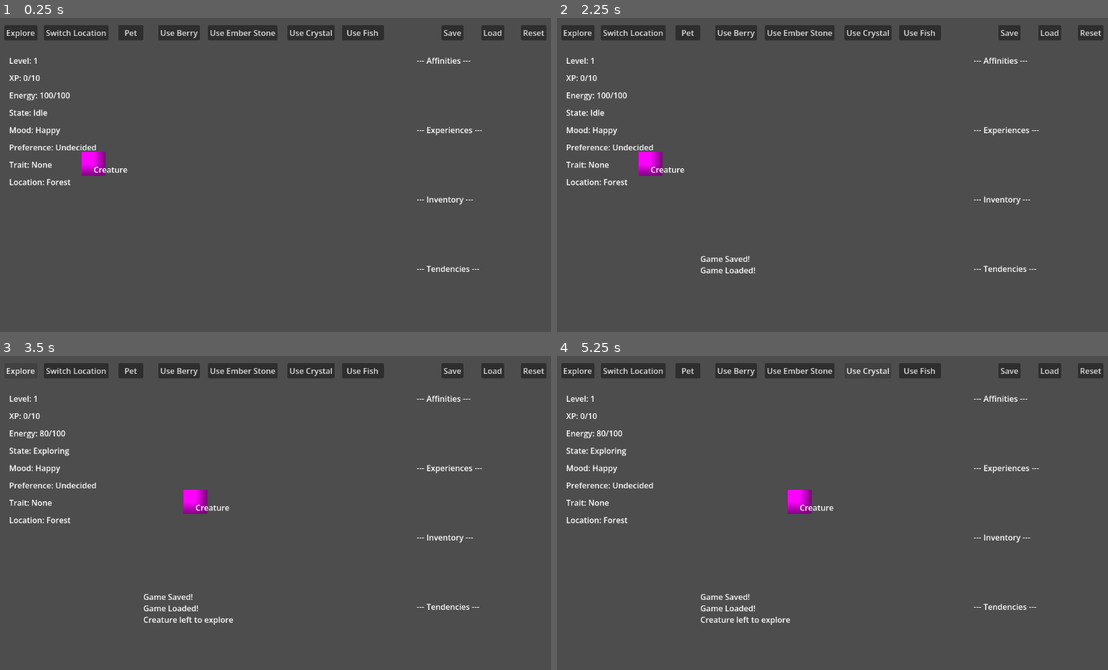
Above: before the commit, frames 1-4 (two rows, left to right).
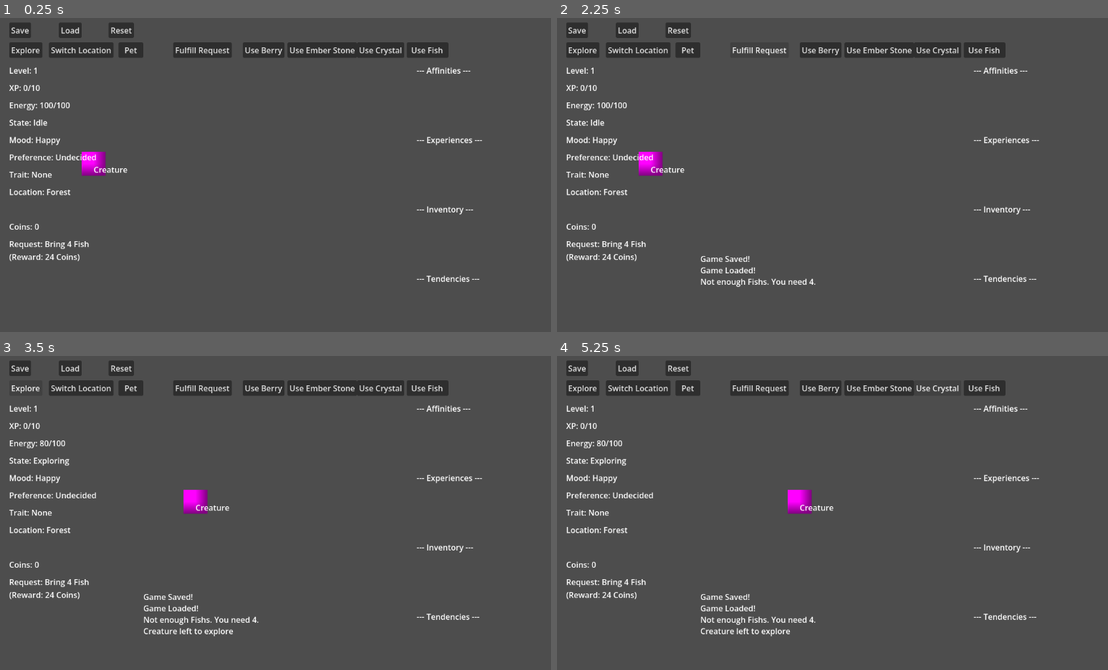
Above: after the commit, the same moments.

Repository: Radhika-15-Agarwal/CreatureGame
Game: Godot game, scene res://scenes/main.tscn
Two runs of this game, one before a commit and one after it. Both use one fixed random seed, a clock stepped at 60 frames per second and the inputs below.
Inputs (mouse positions are in pixels of both pictures, inside the frame that each line leads up to):
- Up to frame 1 (0.25 s): no input
- Up to frame 2 (2.25 s): click "Save" at 0.5 s; click "Load" at 1.25 s; click (760, 49) at 2 s, where only the run after the commit has a clickable "Fulfill Request"
- Up to frame 3 (3.5 s): click "Explore" at 2.75 s
- Up to frame 4 (5.25 s): click "Use Berry" at 3.5 s; click "Use Ember Stone" at 4.25 s; click "Use Crystal" at 5 s

The runs differ from the first frame. In frame 1, 8.5% of the frame differs, in the area x 0-100%, y 1-85%; in frame 2, 8.4%; in frame 3, 8.7%, in the area x 1-100%, y 1-90%; in frame 4, 8.5%.

Commit message:
Add economy and request board

Diff:
--- a/scenes/main.tscn
+++ b/scenes/main.tscn
@@ -176,6 +176,21 @@
 offset_bottom = 51.0
 text = "Pet
 "
+
+[node name="CoinLabel" type="Label" parent="UI" unique_id=1865538851]
+offset_right = 40.0
+offset_bottom = 23.0
+text = "Coins: 0"
+
+[node name="RequestLabel" type="Label" parent="UI" unique_id=581459655]
+offset_right = 40.0
+offset_bottom = 23.0
+text = "Request: No Request"
+
+[node name="FulfillRequestButton" type="Button" parent="UI" unique_id=2039563595]
+offset_right = 8.0
+offset_bottom = 8.0
+text = "Fulfill Request"
 
 [node name="SaveManager" type="Node" parent="." unique_id=818043779]
 script = ExtResource("4_jyhfs")
@@ -190,3 +205,4 @@
 [connection signal="pressed" from="UI/LoadButton" to="." method="_on_load_button_pressed"]
 [connection signal="pressed" from="UI/ResetButton" to="." method="_on_reset_button_pressed"]
 [connection signal="pressed" from="UI/PetButton" to="." method="_on_pet_button_pressed"]
+[connection signal="pressed" from="UI/FulfillRequestButton" to="." method="_on_fulfill_request_button_pressed"]
--- a/scenes/save_manager.gd
+++ b/scenes/save_manager.gd
@@ -19,7 +19,11 @@
 		"pets_since_explore": creature.pets_since_explore,
 		"current_pet_tolerance": creature.current_pet_tolerance,
 		"min_pet_tolerance": creature.min_pet_tolerance,
-		"max_pet_tolerance": creature.max_pet_tolerance
+		"max_pet_tolerance": creature.max_pet_tolerance,
+
+		# Economy
+		"coins": creature.coins,
+		"active_request": creature.active_request
 	}
 
 	var file = FileAccess.open(save_path, FileAccess.WRITE)
@@ -45,6 +49,10 @@
 	creature.min_pet_tolerance = save_data.get("min_pet_tolerance", creature.min_pet_tolerance)
 	creature.max_pet_tolerance = save_data.get("max_pet_tolerance", creature.max_pet_tolerance)
 
+	# Load Economy Safely
+	creature.coins = save_data.get("coins", 0)
+	creature.active_request = save_data.get("active_request", {})
+
 	# Load dictionaries safely
 	creature.inventory.merge(save_data.get("inventory", {}), true)
 	creature.experiences.merge(save_data.get("experiences", {}), true)
--- a/scripts/creature.gd
+++ b/scripts/creature.gd
@@ -291,6 +291,9 @@
 	initialize_tendencies()
 	initialize_events()
 
+	if active_request.is_empty():
+		generate_new_request()
+
 	print(experiences)
 	print(affinities)
 	print(inventory)
@@ -426,6 +429,41 @@
 	stats_changed.emit()
 
 
+func generate_new_request():
+	var possible_items = ["Berry", "Ember Stone", "Crystal", "Fish"]
+	var req_item = possible_items.pick_random()
+	var req_amount = random_range(2, 5)
+
+	var req_reward = req_amount * random_range(5, 10)
+
+	active_request = {
+		"item": req_item,
+		"amount": req_amount,
+		"reward": req_reward
+	}
+
+	stats_changed.emit()
+	add_log("New request posted: " + str(req_amount) + " " + req_item + "s.")
+
+
+func fulfill_request():
+	if active_request.is_empty():
+		return
+
+	var req_item = active_request["item"]
+	var req_amount = active_request["amount"]
+	var req_reward = active_request["reward"]
+
+	if get_item_count(req_item) >= req_amount:
+		inventory[req_item] -= req_amount
+		coins += req_reward
+
+		add_log("Request complete! Earned " + str(req_reward) + " coins.")
+		generate_new_request()
+	else:
+		add_log("Not enough " + req_item + "s. You need " + str(req_amount) + ".")
+
+
 
 
 #==================================================
@@ -606,6 +644,12 @@
 func get_experience(experience_type: String):
 	return experiences.get(experience_type, 0)
 
+
+#==================================================
+# Economy
+#==================================================
+var coins := 0
+var active_request := {}
 
 
 #==================================================
--- a/scripts/main.gd
+++ b/scripts/main.gd
@@ -27,6 +27,9 @@
 func _on_use_fish_button_pressed() -> void:
 	creature.use_item("Fish")
 
+func _on_fulfill_request_button_pressed() -> void:
+	creature.fulfill_request()
+
 # ==========================================
 # System Buttons
 # ==========================================
--- a/scripts/ui.gd
+++ b/scripts/ui.gd
@@ -1,6 +1,5 @@
 extends CanvasLayer
 
-# Grab the creature from the parent node (Main)
 @onready var creature = $"../Creature"
 
 # ==========================================
@@ -15,6 +14,10 @@
 @onready var preference_label = $PreferenceLabel
 @onready var trait_label = $TraitLabel
 @onready var log_label = $LogLabel
+
+# Economy Labels
+@onready var coin_label = $CoinLabel
+@onready var request_label = $RequestLabel
 
 # ==========================================
 # Grouped Data Panels
@@ -32,11 +35,34 @@
 
 func setup_layout():
 	# ==========================================
-	# 1. Left Side: Static Stats
+	# 1. Button Positioning (Child Nodes)
+	# ==========================================
+	var btn_row_1 = 15
+	var btn_row_2 = 55
+
+	# System Buttons (Top Row)
+	$SaveButton.position = Vector2(30, btn_row_1)
+	$LoadButton.position = Vector2(130, btn_row_1)
+	$ResetButton.position = Vector2(230, btn_row_1)
+
+	# Action Buttons (Second Row)
+	$ExploreButton.position = Vector2(30, btn_row_2)
+	$LocationButton.position = Vector2(110, btn_row_2)
+	$PetButton.position = Vector2(250, btn_row_2)
+	$FulfillRequestButton.position = Vector2(360, btn_row_2)
+
+	# Item Buttons (Second Row, Right Side)
+	$UseBerryButton.position = Vector2(500, btn_row_2)
+	$UseEmberStoneButton.position = Vector2(590, btn_row_2)
+	$UseCrystalButton.position = Vector2(730, btn_row_2)
+	$UseFishButton.position = Vector2(830, btn_row_2)
+
+	# ==========================================
+	# 2. Left Side: Static Stats
 	# ==========================================
 	var left_x = 30
-	var start_y = 80 # Starts below your buttons
-	var spacing = 35 # Vertical space between each line
+	var start_y = 100 # Moved down slightly to accommodate 2 rows of buttons
+	var spacing = 35
 
 	level_label.position = Vector2(left_x, start_y)
 	xp_label.position = Vector2(left_x, start_y + spacing * 1)
@@ -47,31 +73,31 @@
 	trait_label.position = Vector2(left_x, start_y + spacing * 6)
 	location_label.position = Vector2(left_x, start_y + spacing * 7)
 
+	# Economy Placement
+	coin_label.position = Vector2(left_x, start_y + spacing * 9)
+	request_label.position = Vector2(left_x, start_y + spacing * 10)
+
 	# ==========================================
-	# 2. Right Side: Dynamic Panels (RichTextLabels)
+	# 3. Right Side: Dynamic Panels
 	# ==========================================
 	var right_x = 850
-	var panel_size = Vector2(250, 130) # Fixes the text getting cut off/scrollbars
-	var right_spacing = 140 # Space between the big boxes
+	var panel_size = Vector2(250, 130)
+	var right_spacing = 140
 
-	# Affinities
 	affinities_label.size = panel_size
 	affinities_label.position = Vector2(right_x, start_y)
 
-	# Experiences
 	experiences_label.size = panel_size
 	experiences_label.position = Vector2(right_x, start_y + right_spacing * 1)
 
-	# Inventory
 	inventory_label.size = panel_size
 	inventory_label.position = Vector2(right_x, start_y + right_spacing * 2)
 
-	# Tendencies
 	tendencies_label.size = panel_size
 	tendencies_label.position = Vector2(right_x, start_y + right_spacing * 3)
 
 	# ==========================================
-	# 3. Log
+	# 4. Log
 	# ==========================================
 	log_label.size = Vector2(500, 150)
 	log_label.position = Vector2(300, 480)
@@ -87,13 +113,24 @@
 	preference_label.text = "Preference: " + creature.get_preference()
 	trait_label.text = "Trait: " + creature.get_trait_text()
 
-	# Colorizing Energy based on tiredness
+	# Colorizing Energy
 	if creature.energy <= 20:
-		energy_label.add_theme_color_override("font_color", Color(1, 0.3, 0.3)) # Red
+		energy_label.add_theme_color_override("font_color", Color(1, 0.3, 0.3))
 	else:
-		energy_label.remove_theme_color_override("font_color") # Default
+		energy_label.remove_theme_color_override("font_color")
 
-	# 2. Dynamic Dictionaries
+	# 2. Economy Updates
+	coin_label.text = "Coins: %d" % creature.coins
+	if not creature.active_request.is_empty():
+		request_label.text = "Request: Bring %d %s\n(Reward: %d Coins)" % [
+			creature.active_request["amount"],
+			creature.active_request["item"],
+			creature.active_request["reward"]
+		]
+	else:
+		request_label.text = "Request: None"
+
+	# 3. Dynamic Dictionaries
 	var affinity_text = "--- Affinities ---\n"
 	for affinity in creature.affinities:
 		if creature.affinities[affinity] > 0:
